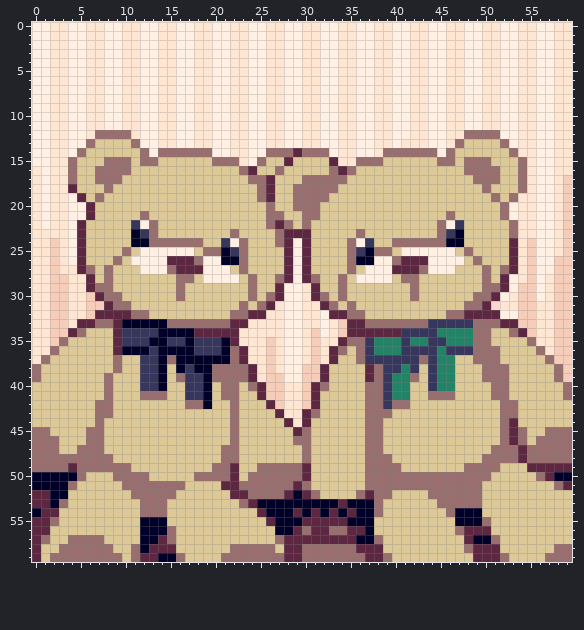
Pixel-art sprite -- IbaraCity/ibaraicon_lineritsu01.png. Above, as it was before the edit.
The file is 60x60 pixels.
The same view after the edit:
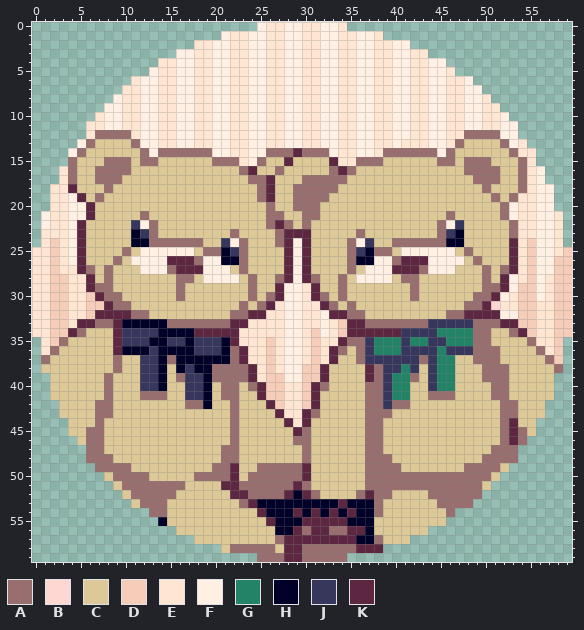
Palette (. is transparent): A #986e6e  B #ffd7d2  C #ddc898  D #f5cdb9  E #ffe6d2  F #fff0e3  G #228367  H #000028  J #37375d  K #5d2641
Edits made:
Changed rows in their new state; - is an unchanged pixel.
first column x 0:
 0 .........................----------.........................
 1 .....................------------------.....................
 2 ..................------------------------..................
 3 ................----------------------------................
 4 ..............--------------------------------..............
 5 .............----------------------------------.............
 6 ...........--------------------------------------...........
 7 ..........----------------------------------------..........
 8 .........------------------------------------------.........
 9 ........--------------------------------------------........
10 .......----------------------------------------------.......
11 ......------------------------------------------------......
12 ......------------------------------------------------......
13 .....--------------------------------------------------.....
14 ....----------------------------------------------------....
15 ....----------------------------------------------------....
16 ...------------------------------------------------------...
17 ...------------------------------------------------------...
18 ..--------------------------------------------------------..
19 ..--------------------------------------------------------..
20 ..--------------------------------------------------------..
21 .----------------------------------------------------------.
22 .----------------------------------------------------------.
23 .----------------------------------------------------------.
24 .----------------------------------------------------------.
first column x 0:
35 .----------------------------------------------------------.
36 .----------------------------------------------------------.
37 .----------------------------------------------------------.
38 .----------------------------------------------------------.
39 ..--------------------------------------------------------..
40 ..--------------------------------------------------------..
41 ..--------------------------------------------------------..
42 ...------------------------------------------------------...
43 ...------------------------------------------------------...
44 ....----------------------------------------------------....
45 ....----------------------------------------------------....
46 .....--------------------------------------------------.....
47 ......------------------------------------------------......
48 ......------------------------------------------------......
49 .......----------------------------------------------.......
50 ........--------------------------------------------........
51 .........------------------------------------------.........
52 ..........----------------------------------------..........
53 ...........--------------------------------------...........
54 .............----------------------------------.............
55 ..............--------------------------------..............
56 ................----------------------------................
57 ..................------------------------..................
58 .....................------------------.....................
59 .........................----------.........................
Where, in picture pixels (left, top, right, bottom), the same in both pictures:
erased: (32, 22, 257, 247)
erased: (347, 22, 572, 247)
erased: (32, 337, 257, 562)
erased: (347, 337, 572, 562)
